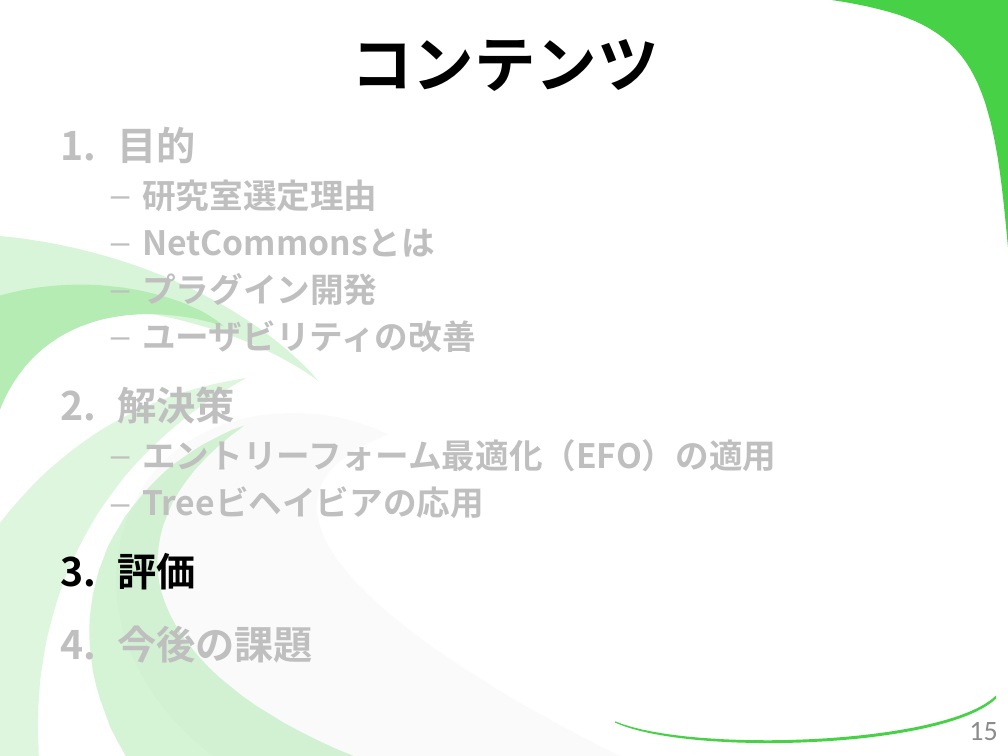
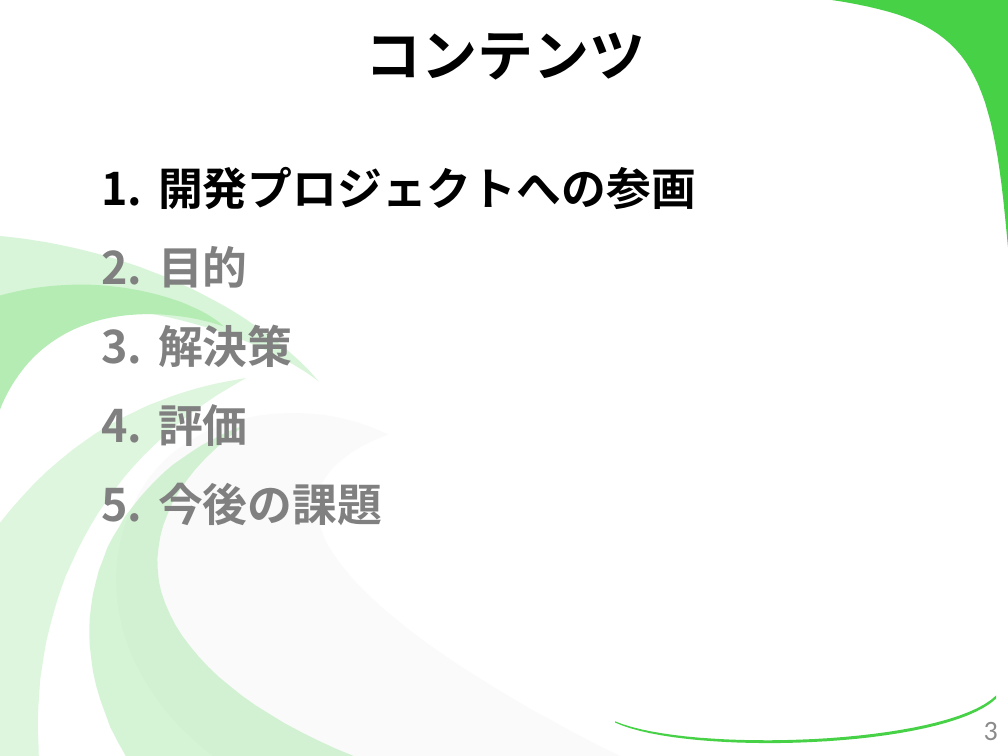
Before and after one commit to kotaro0717/Report-Management, a slide deck: slide 3 of 2.最終報告/3.発表資料/報告資料(最終).pptx (slide 15 before the commit). Drawn at 1008x756 pixels with LibreOffice and Linux fonts; fonts in the diff are those of the drawing. Boxes give left, top, right and bottom in pixels: in the first picture for what was removed or moved away, otherwise in the second. Text is boxed around its words. In the diff, an @@ line names an element or a change of style, - is before the commit and + after.

```diff
--- a/2.最終報告/3.発表資料/報告資料(最終).pptx
+++ b/2.最終報告/3.発表資料/報告資料(最終).pptx
@@ title "コンテンツ" at bbox=[365, 32, 645, 80]: size 44 to 40 pt @@
@@ text "開発プロジェクトへの参画": place and size @@
-text "開発プロジェクトへの参画" at bbox=[117, 127, 776, 662]
+text "開発プロジェクトへの参画" at bbox=[158, 166, 696, 525]
@@ text at bbox=[158, 166, 696, 209]: paragraph added @@
+1. 開発プロジェクトへの参画
@@ text at bbox=[142, 180, 475, 352]: paragraphs removed @@
-  – 研究室選定理由
-  – NetCommonsとは
-  – プラグイン開発
-  – ユーザビリティの改善
@@ text at bbox=[158, 246, 382, 525]: size 28 to 32 pt in "目的", "解決策", "評価", "今後の課題"; text colour #BFBFBF to #808080 in "目的", "解決策", "今後の課題"; text colour #000000 to #808080 in "評価"; more space between paragraphs @@
@@ text at bbox=[142, 439, 776, 518]: paragraphs removed @@
-  – エントリーフォーム最適化（EFO）の適用
-  – Treeビヘイビアの応用
@@ page number at bbox=[984, 722, 998, 740]: text changed @@
-15
+3
```
Also in this commit, not shown: 16 other slides changed, 8 slides added, 1 slide removed.
